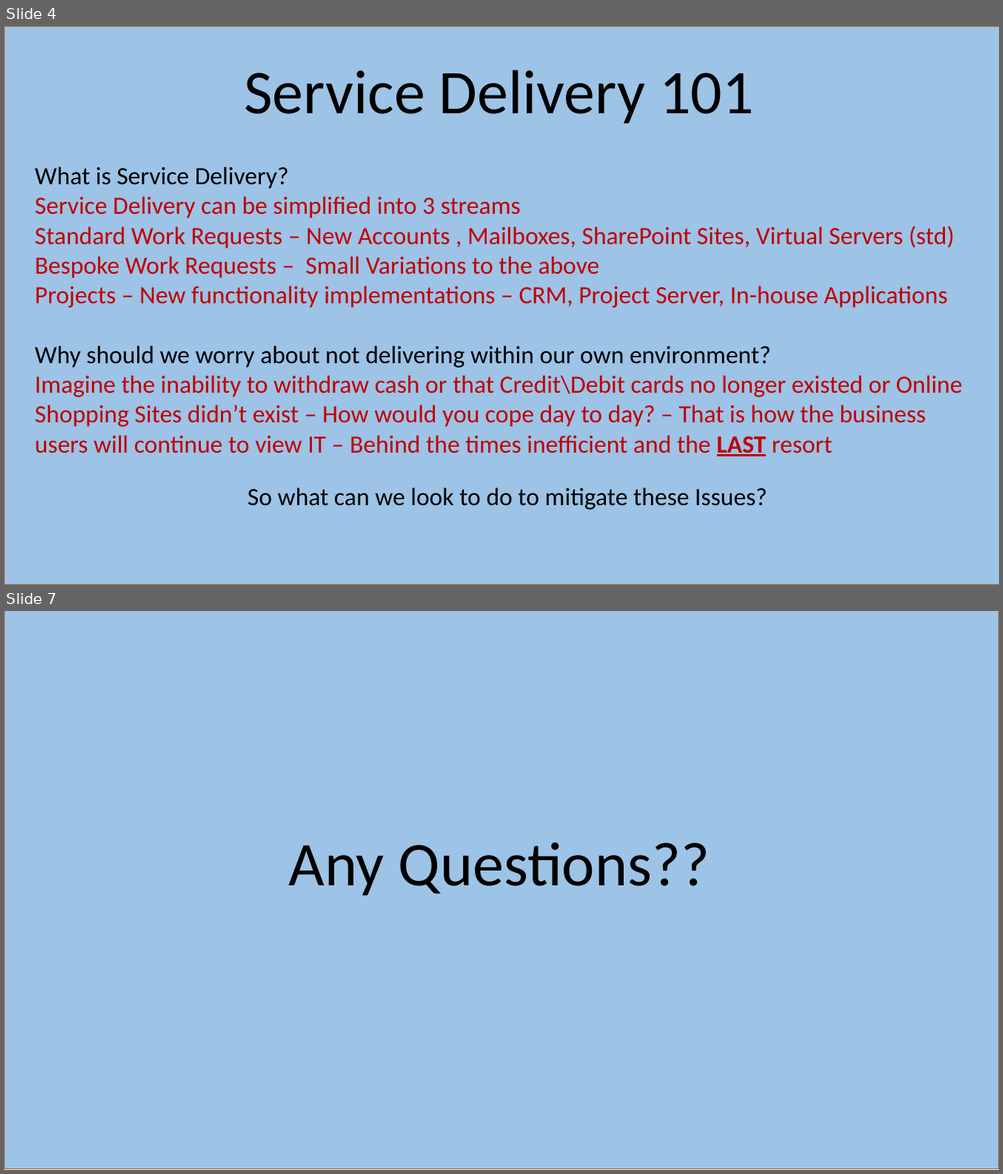
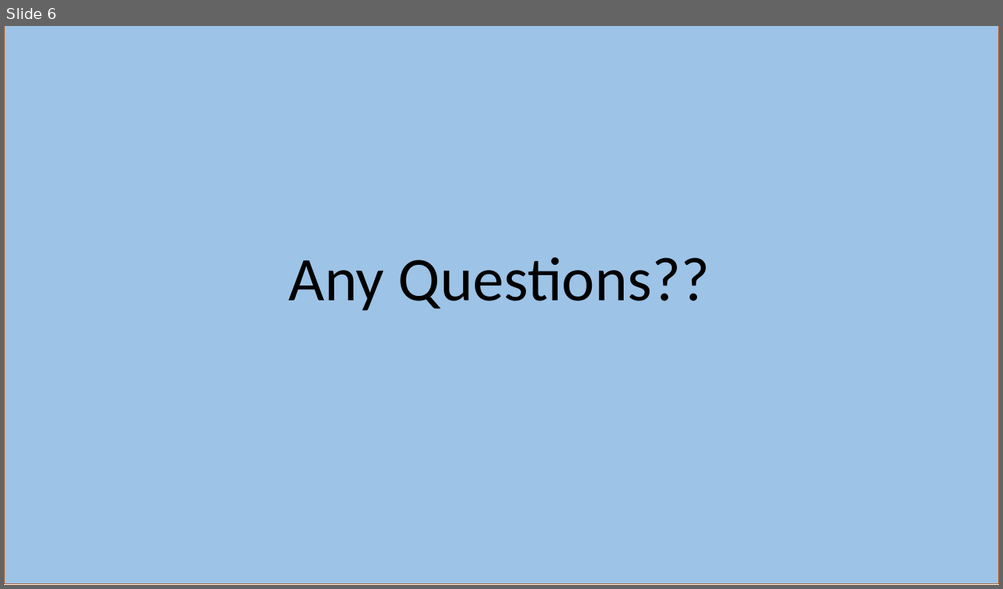
Before and after one commit to kilasuit/Presentations, a slide deck: DevOpsMCR/DevOps for a Microsoft guy - is it really possible.pptx. Shown one above the other, each under a label of ours: slides 4 and 7 before the commit, slide 6 after it; the slides between them are not shown. The pictures are 1003x1174 and 1003x589 pixels, drawn with LibreOffice and Linux fonts; fonts in the diff are those of the drawing. Boxes give left, top, right and bottom in pixels: in the first picture for what was removed or moved away, otherwise in the second. Text is boxed around its words. In the diff, an @@ line names an element or a change of style, - is before the commit and + after.

```diff
--- a/DevOpsMCR/DevOps for a Microsoft guy - is it really possible.pptx
+++ b/DevOpsMCR/DevOps for a Microsoft guy - is it really possible.pptx
@@ slide 4 removed at box(4, 26, 999, 585), background #FFFFFF @@
@@ rectangle removed at box(4, 26, 999, 585) @@
@@ title removed at box(244, 70, 754, 124) @@
-Service Delivery 101
@@ text removed at box(35, 167, 962, 457) @@
-What is Service Delivery?
-Service Delivery can be simplified into 3 streams
-Standard Work Requests – New Accounts , Mailboxes, SharePoint Sites, Virtual Servers (std)
-Bespoke Work Requests – Small Variations to the above
-Projects – New functionality implementations – CRM, Project Server, In-house Applications
-Why should we worry about not delivering within our own environment?
-Imagine the inability to withdraw cash or that Credit\Debit cards no longer existed or Online Shopping Sites didn’t exist – How would you cope day to day? – That is how the business users will continue to view IT – Behind the times inefficient and the LAST resort
@@ text removed at box(247, 488, 767, 510) @@
-So what can we look to do to mitigate these Issues?
@@ what was slide 7 is now slide 6 @@
```
Also in this commit, not shown: 2 slides changed, 4 slides added, 3 other slides removed.
